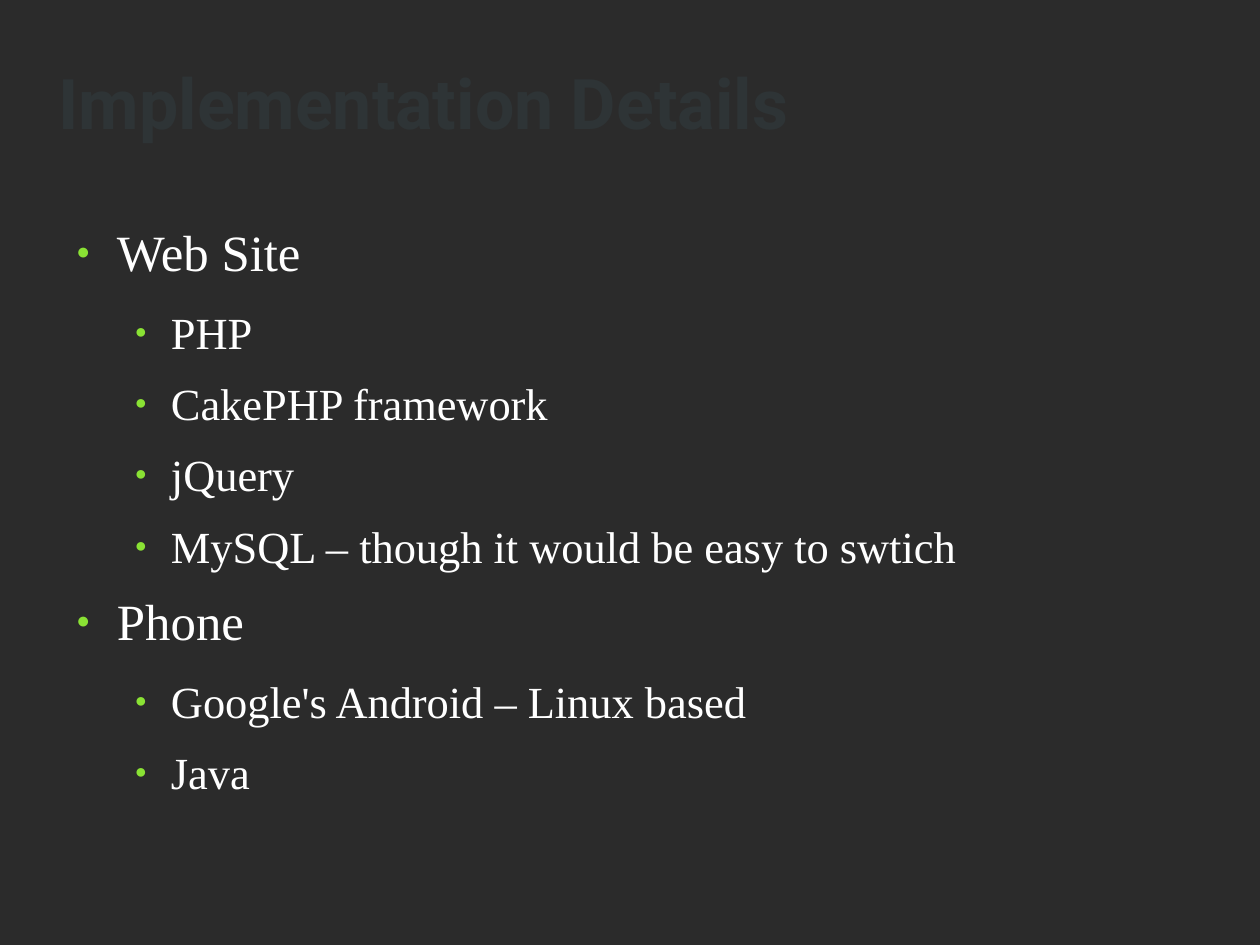
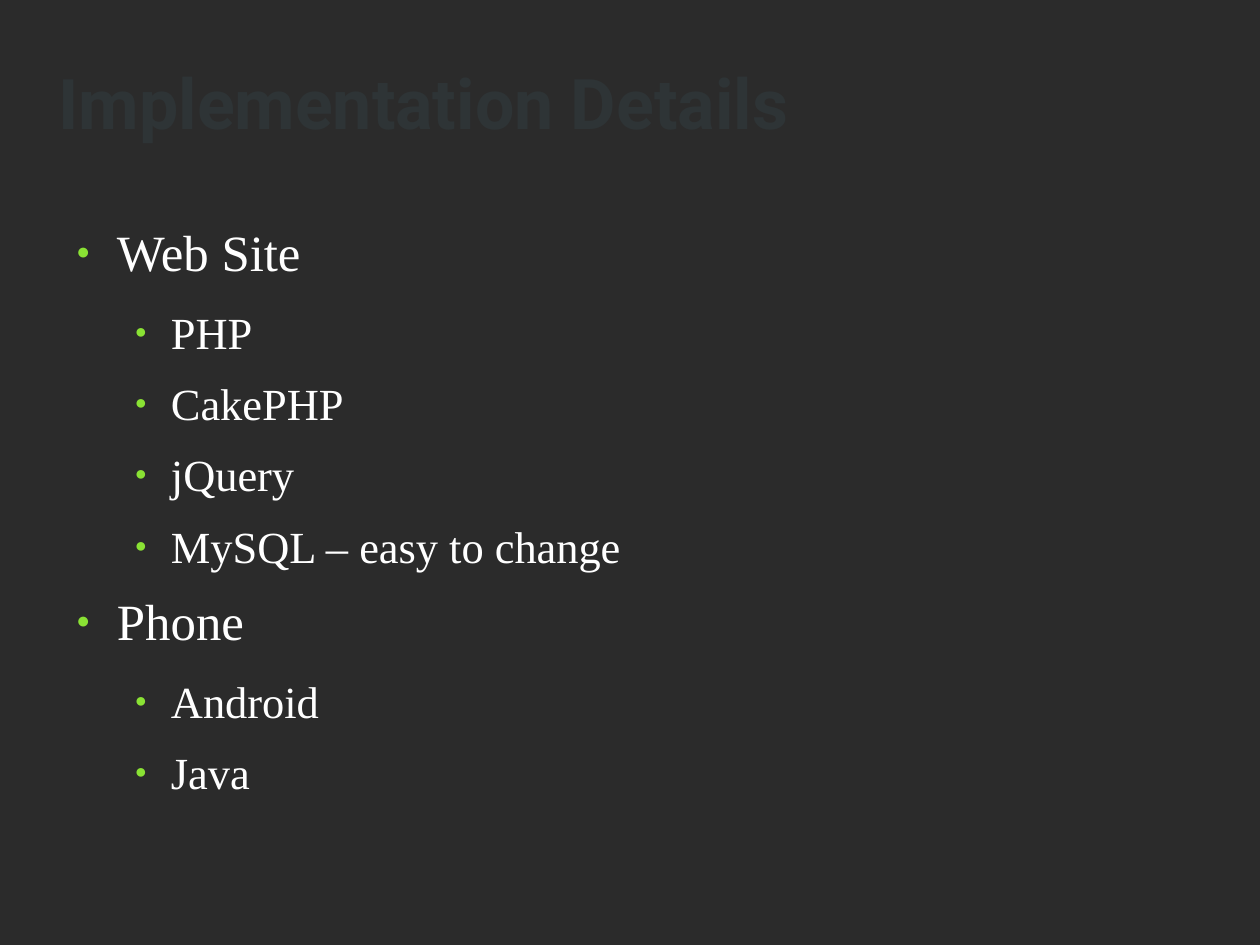
Before and after one commit to aewalker/Survey-Droid, a slide deck: slide 9 of doc/presentation-slides.odp. Drawn at 1260x945 pixels with LibreOffice and Linux fonts; fonts in the diff are those of the drawing; background and template pictures are left out; a plain dark background stands for a picture behind light text. Boxes give left, top, right and bottom in pixels: in the first picture for what was removed or moved away, otherwise in the second. Text is boxed around its words. In the diff, an @@ line names an element or a change of style, - is before the commit and + after.

```diff
--- a/doc/presentation-slides.odp
+++ b/doc/presentation-slides.odp
@@ text at box(171, 389, 344, 421): text changed @@
-  ● CakePHP framework
+  ● CakePHP
@@ text at box(171, 532, 621, 572): text changed @@
-  ● MySQL – though it would be easy to swtich
+  ● MySQL – easy to change
@@ text at box(171, 687, 319, 719): text changed @@
-  ● Google's Android – Linux based
+  ● Android
```
Also in this commit, not shown: 9 other slides changed, 2 other files.
